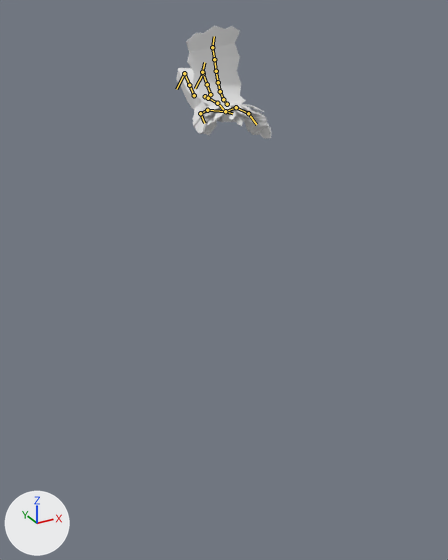
Renders of the glTF model figments-of-fuyan/assets/models/fof/cards/blade_of_the_palms.glb from each side of a commit.
One viewpoint serves both versions: a camera (50 mm lens) standing at (-5.38, -10.63, 11.65) and looking at (0.38, -0.15, 6.4). The lights are fixed; the arrows at lower left show +X, +Y and +Z. The picture after the commit comes second. Both versions are drawn at frame 34 of the action 'HammerAttack'; the numbers are the values there. The bones that change, and the others that lie on the model, are drawn over the model as lines.

The first picture shows 'BladeOfThePalmsModel'.
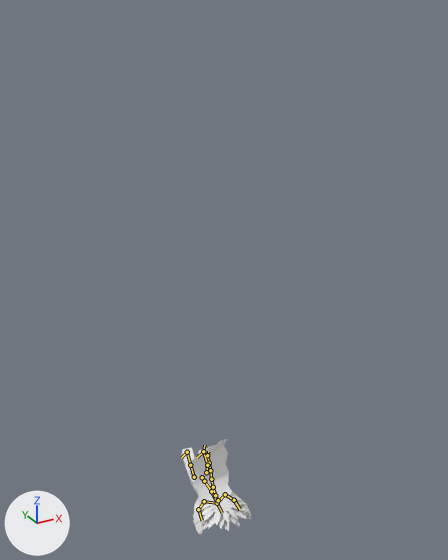
The edits, one by one:
Bone 'Root' (bone_root) moves from (0.044, 9.314, 0.054) to (0.044, 0.075, -0.341).
Bone 'UpperLeg.R' (bone_upperleg_r) turns from (-28, -8, 13) to (-25, -10, 14) degrees about its own x, y and z.
Bone 'UpperLeg.L' (bone_upperleg_l) turns from (-28, -18, 23) to (9, -21, 28) degrees about its own x, y and z.
Bone 'LowerLeg.L' (bone_lowerleg_l) turns from (12, 0, 0) to (-59, 0, 0) degrees about its own x, y and z.
Bone 'Foot.L' (bone_foot_l) turns from (8, 4, -42) to (33, 25, -42) degrees about its own x, y and z.

Boxes [x1, y1, x2, y2] around the edits, measured in the pictures (448 x 560 px):
'BladeOfThePalmsModel', posed (27% narrower, 17% shorter)
    before: [176, 25, 272, 139]
    after: [181, 439, 251, 534]
bone 'Root', root to tip
    before: (205, 96) to (208, 98)
    after: (202, 477) to (204, 481)
bone 'UpperLeg.R', root to tip
    before: (194, 95) to (189, 85)
    after: (194, 477) to (190, 465)
bone 'UpperLeg.L', root to tip
    before: (210, 94) to (207, 84)
    after: (206, 472) to (207, 465)
bone 'LowerLeg.L', root to tip
    before: (207, 84) to (203, 73)
    after: (207, 465) to (203, 451)
bone 'Foot.L', root to tip
    before: (203, 73) to (195, 88)
    after: (203, 451) to (197, 457)
